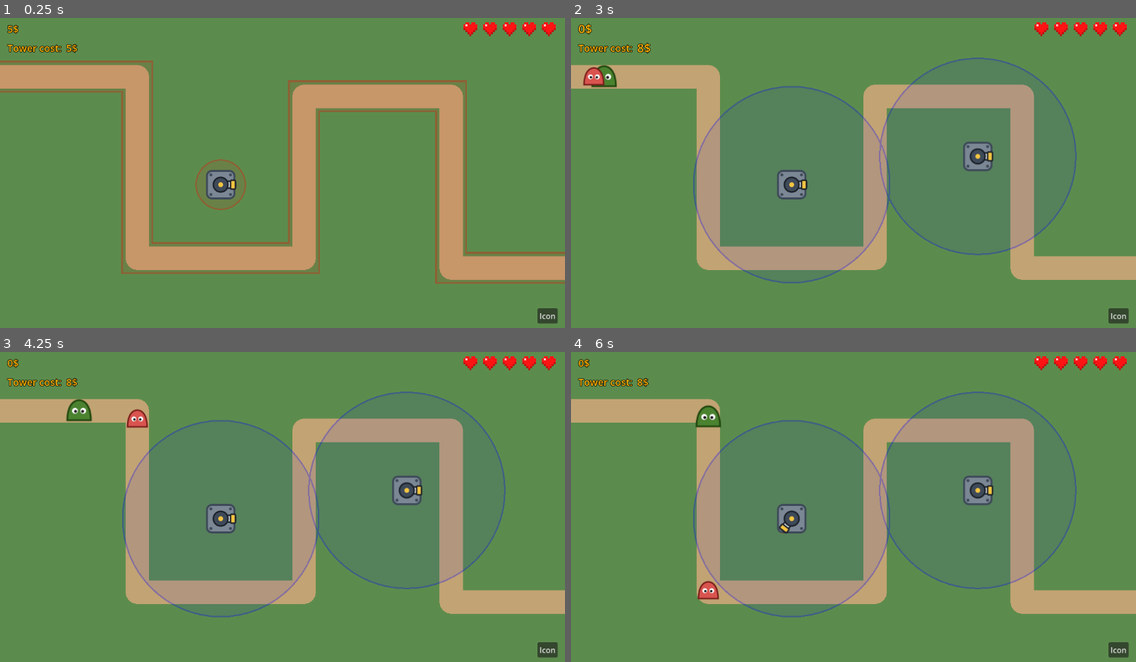
Above: before the commit, frames 1-4 (two rows, left to right).
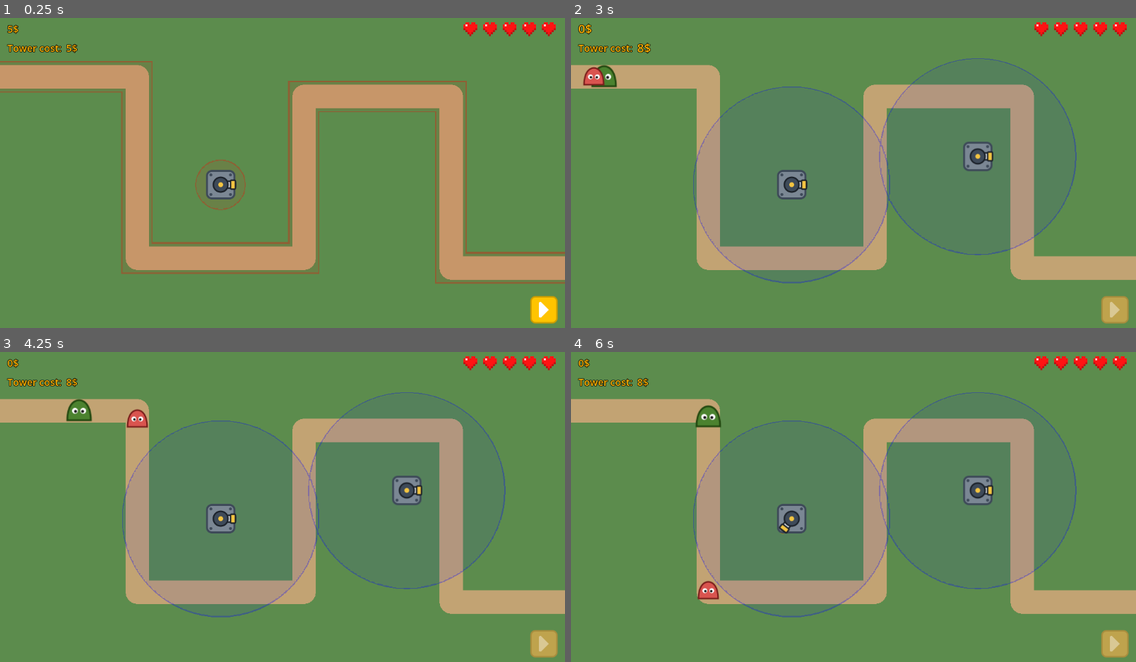
Above: after the commit, the same moments.

Repository: maksymiblue12/tower_defence
Game: Godot game, scene res://scenes/level/level.tscn
Same seed, same stepped clock (60 frames per second), same inputs: the game is played once before the commit and once after it.
Inputs (mouse positions are in pixels of both pictures, inside the frame that each line leads up to; where the layout moved, square brackets give the same spot in the first picture):
- Up to frame 1 (0.25 s): no input
- Up to frame 2 (3 s): click (1113, 309) [1119, 315] at 0.5 s; click (1119, 315) at 1.25 s, where only the run before the commit has a clickable "Icon"; click (1119, 315) at 2 s, where only the run before the commit has a clickable "Icon"; move the mouse to (977, 157) at 2.77 s; tap H (key_h) at 2.85 s; click (977, 157) at 2.92 s
- Up to frame 3 (4.25 s): move the mouse to (169, 522) at 3.52 s; click (169, 522) at 3.6 s
- Up to frame 4 (6 s): move the mouse to (910, 435) at 4.27 s; tap H (key_h) at 4.35, 5.85 s; click (910, 435) at 4.42 s; move the mouse to (825, 569) at 5.02 s; click (825, 569) at 5.1 s; move the mouse to (1023, 553) at 5.77 s; click (1023, 553) at 5.92 s

The runs differ from the first frame. In frame 1, 0.9% of the frame differs, in the area x 0-99%, y 13-99%; in frame 2, 0.7%; in frame 3, 0.7%; in frame 4, 0.7%.

Commit message:
Added waves

Diff:
--- a/UI/ui.gd
+++ b/UI/ui.gd
@@ -5,6 +5,7 @@
 @onready var tower_cost_label:Label=$MarginContainer/VBoxContainer/TopBarLeft2/TowerCost
 @onready var tower_cost_animation:AnimationPlayer=$MarginContainer/VBoxContainer/TopBarLeft2/AnimationPlayer
 @onready var heart_container=$MarginContainer/HeartContainer
+@onready var start_wave_button=$MarginContainer/BottomBarRight/StartWave
 @onready var start_wave_signal=$MarginContainer/BottomBarRight/StartWave.pressed
 
 var FULL=preload("res://UI/full.tscn")
@@ -14,6 +15,8 @@
 	GameState.changed_money.connect(self.on_changed_money)
 	GameState.changed_health.connect(self.on_changed_health)
 	GameState.changed_tower_cost.connect(self.on_changed_tower_cost)
+	GameState.on_start_wave.connect(self.on_start_wave)
+	GameState.on_end_wave.connect(self.on_end_wave)
 	GameState.sync_ui()
 
 func on_changed_money(new_amount:int):
@@ -31,3 +34,9 @@
 		heart_container.add_child(FULL.instantiate())
 	for i in range(max_health-new_amount):
 		heart_container.add_child(EMPTY.instantiate())
+
+func on_start_wave():
+	start_wave_button.disabled=true
+
+func on_end_wave():
+	start_wave_button.disabled=false
--- a/UI/ui.tscn
+++ b/UI/ui.tscn
@@ -2,6 +2,7 @@
 
 [ext_resource type="Script" uid="uid://bmnoubv147oy0" path="res://UI/ui.gd" id="1_2fwl4"]
 [ext_resource type="PackedScene" uid="uid://jr5f17av6v76" path="res://UI/full.tscn" id="2_dajm1"]
+[ext_resource type="Texture2D" uid="uid://cngbmxsl32utp" path="res://assets/forward.png" id="3_e6gg6"]
 
 [sub_resource type="Animation" id="Animation_e6gg6"]
 length = 0.001
@@ -76,6 +77,54 @@
 &"RESET": SubResource("Animation_2fwl4"),
 &"change_tower_cost": SubResource("Animation_dajm1")
 }
+
+[sub_resource type="StyleBoxFlat" id="StyleBoxFlat_hat8c"]
+bg_color = Color(1, 0.7666667, 0, 1)
+border_width_left = 3
+border_width_top = 3
+border_width_right = 3
+border_width_bottom = 3
+border_color = Color(0.8, 0.6133334, 0, 1)
+corner_radius_top_left = 10
+corner_radius_top_right = 10
+corner_radius_bottom_right = 10
+corner_radius_bottom_left = 10
+
+[sub_resource type="StyleBoxFlat" id="StyleBoxFlat_vpf64"]
+bg_color = Color(0.8, 0.6117647, 0, 1)
+border_width_left = 3
+border_width_top = 3
+border_width_right = 3
+border_width_bottom = 3
+border_color = Color(0.6, 0.45882353, 0, 1)
+corner_radius_top_left = 10
+corner_radius_top_right = 10
+corner_radius_bottom_right = 10
+corner_radius_bottom_left = 10
+
+[sub_resource type="StyleBoxFlat" id="StyleBoxFlat_e6gg6"]
+bg_color = Color(0.9019608, 0.6901961, 0, 1)
+border_width_left = 3
+border_width_top = 3
+border_width_right = 3
+border_width_bottom = 3
+border_color = Color(0.72156864, 0.5529412, 0, 1)
+corner_radius_top_left = 10
+corner_radius_top_right = 10
+corner_radius_bottom_right = 10
+corner_radius_bottom_left = 10
+
+[sub_resource type="StyleBoxFlat" id="StyleBoxFlat_3sbvi"]
+bg_color = Color(0.7490196, 0.6392157, 0.3019608, 1)
+border_width_left = 3
+border_width_top = 3
+border_width_right = 3
+border_width_bottom = 3
+border_color = Color(0.65882355, 0.5529412, 0.23921569, 1)
+corner_radius_top_left = 10
+corner_radius_top_right = 10
+corner_radius_bottom_right = 10
+corner_radius_bottom_left = 10
 
 [node name="UI" type="CanvasLayer" unique_id=1628739931]
 script = ExtResource("1_2fwl4")
@@ -163,4 +212,8 @@
 
 [node name="StartWave" type="Button" parent="MarginContainer/BottomBarRight" unique_id=1736300176]
 layout_mode = 2
-text = "Icon"
+theme_override_styles/normal = SubResource("StyleBoxFlat_hat8c")
+theme_override_styles/pressed = SubResource("StyleBoxFlat_vpf64")
+theme_override_styles/hover = SubResource("StyleBoxFlat_e6gg6")
+theme_override_styles/disabled = SubResource("StyleBoxFlat_3sbvi")
+icon = ExtResource("3_e6gg6")
--- a/game_state.gd
+++ b/game_state.gd
@@ -3,6 +3,8 @@
 signal changed_money(new_amount:int)
 signal changed_health(new_amount:int,max_health:int)
 signal changed_tower_cost(new_amount:int)
+signal on_start_wave
+signal on_end_wave
 
 var lvl:Level
 
@@ -126,6 +128,8 @@
 
 func on_kill_enemy(e:Enemy):
 	update_money(e.coins)
+	if (enemies.is_empty() and lvl.has_killed_all_enemies(-1)):
+		end_wave()
 
 func on_enemy_reach_end(_e:Enemy):
 	update_health(-1)
@@ -147,11 +151,17 @@
 
 func get_next_enemy_type():
 	var t=enemies.pop_back()
-	if (enemies.is_empty()):
-		is_wave_active=false
+	if (enemies.is_empty() and lvl.has_killed_all_enemies()):
+		end_wave()
+		return null
 	return t
 
 func load_wave():
 	is_wave_active=true
 	spawn_interval=1.0
 	enemies=[Enemy.EnemyType.Normal,Enemy.EnemyType.Heavy]
+	on_start_wave.emit()
+
+func end_wave():
+	is_wave_active=false
+	on_end_wave.emit()
--- a/scenes/level/level.gd
+++ b/scenes/level/level.gd
@@ -21,11 +21,10 @@
 
 func resize_subviewports():
 	var s=get_viewport_rect().size
-	$TowerRanges.size=s
-	$TowerRanges/SubViewport.size=s
-	$NonPlacableAreas.size=s
-	$NonPlacableAreas/SubViewport.size=s
-	$NonPlacableAreas/SubViewport/ColorRect.path_line=$EnemyPath
+	$Overlays.size=s
+	$Overlays/TowerRanges.size=s
+	$Overlays/NonPlacableAreas.size=s
+	$Overlays/NonPlacableAreas/ColorRect.path_line=$EnemyPath
 
 func can_place_tower(pos:Vector2):
 	if (!GameState.can_afford_tower()):
@@ -50,8 +49,12 @@
 	if (!GameState.is_wave_active):
 		$SpawnTimer.stop()
 		return
+	var t=GameState.get_next_enemy_type()
+	if (t==null):
+		$SpawnTimer.stop()
+		return
 	var enemy:Enemy=ENEMY_SCENE.instantiate()
-	enemy.enemy_type=GameState.get_next_enemy_type()
+	enemy.enemy_type=t
 	enemy_path.add_child(enemy)
 
 func start_wave():
@@ -59,3 +62,6 @@
 		return
 	GameState.load_wave()
 	$SpawnTimer.start(GameState.spawn_interval)
+
+func has_killed_all_enemies(modifier:int=0):
+	return enemy_path.get_child_count()+modifier==0
--- a/scenes/level/level.tscn
+++ b/scenes/level/level.tscn
@@ -3,7 +3,6 @@
 [ext_resource type="Script" uid="uid://c4rcrkxblithx" path="res://scenes/level/level.gd" id="1_script"]
 [ext_resource type="PackedScene" uid="uid://ciqxidjw5a5ni" path="res://scenes/tower/tower.tscn" id="3_i166f"]
 [ext_resource type="PackedScene" uid="uid://deqmm5f2g2fo0" path="res://UI/ui.tscn" id="3_qkmgm"]
-[ext_resource type="Shader" uid="uid://c1njjdco10gcb" path="res://scenes/level/non_placable_areas.gdshader" id="4_hnne4"]
 [ext_resource type="Shader" uid="uid://86yiattrl10j" path="res://scenes/level/tower_ranges.gdshader" id="4_qkmgm"]
 [ext_resource type="Script" uid="uid://dn1yh64pa02yd" path="res://scenes/level/tower_ranges.gd" id="5_hnne4"]
 [ext_resource type="Script" uid="uid://dp5070q35xxiw" path="res://scenes/level/non_placable_areas.gd" id="6_vpf64"]
@@ -16,9 +15,6 @@
 
 [sub_resource type="ShaderMaterial" id="ShaderMaterial_wcngd"]
 shader = ExtResource("4_qkmgm")
-
-[sub_resource type="ShaderMaterial" id="ShaderMaterial_hnne4"]
-shader = ExtResource("4_hnne4")
 
 [node name="Level" type="Node2D" unique_id=31827107]
 script = ExtResource("1_script")
@@ -40,16 +36,16 @@
 wait_time = 1.5
 autostart = true
 
-[node name="TowerRanges" type="SubViewportContainer" parent="." unique_id=1072676388]
+[node name="Overlays" type="SubViewportContainer" parent="." unique_id=1072676388]
 material = SubResource("ShaderMaterial_wcngd")
 offset_right = 512.0
 offset_bottom = 512.0
 
-[node name="SubViewport" type="SubViewport" parent="TowerRanges" unique_id=2075755302]
+[node name="TowerRanges" type="SubViewport" parent="Overlays" unique_id=2075755302]
 handle_input_locally = false
 render_target_update_mode = 4
 
-[node name="ColorRect" type="ColorRect" parent="TowerRanges/SubViewport" unique_id=2038587030 groups=["requires_redraw"]]
+[node name="ColorRect" type="ColorRect" parent="Overlays/TowerRanges" unique_id=2038587030 groups=["requires_redraw"]]
 anchors_preset = 15
 anchor_right = 1.0
 anchor_bottom = 1.0
@@ -58,16 +54,11 @@
 color = Color(0, 0, 0, 1)
 script = ExtResource("5_hnne4")
 
-[node name="NonPlacableAreas" type="SubViewportContainer" parent="." unique_id=900224286]
-material = SubResource("ShaderMaterial_hnne4")
-offset_right = 512.0
-offset_bottom = 512.0
-
-[node name="SubViewport" type="SubViewport" parent="NonPlacableAreas" unique_id=1842063170]
+[node name="NonPlacableAreas" type="SubViewport" parent="Overlays" unique_id=1842063170]
 handle_input_locally = false
 render_target_update_mode = 4
 
-[node name="ColorRect" type="ColorRect" parent="NonPlacableAreas/SubViewport" unique_id=979519454 groups=["requires_redraw"]]
+[node name="ColorRect" type="ColorRect" parent="Overlays/NonPlacableAreas" unique_id=979519454 groups=["requires_redraw"]]
 anchors_preset = 15
 anchor_right = 1.0
 anchor_bottom = 1.0
@@ -77,5 +68,4 @@
 script = ExtResource("6_vpf64")
 
 [connection signal="timeout" from="SpawnTimer" to="." method="_on_spawn_timer_timeout"]
-[connection signal="draw" from="TowerRanges/SubViewport/ColorRect" to="TowerRanges" method="_on_color_rect_draw"]
-[connection signal="draw" from="NonPlacableAreas/SubViewport/ColorRect" to="NonPlacableAreas" method="_on_color_rect_draw"]
+[connection signal="draw" from="Overlays/TowerRanges/ColorRect" to="Overlays" method="_on_color_rect_draw"]
--- a/scenes/level/non_placable_areas.gd
+++ b/scenes/level/non_placable_areas.gd
@@ -1,13 +1,16 @@
 extends ColorRect
 
 var path_line:Path2D
+
+const RED=Color(0,1,1,1)
+const RED_BORDER=Color(1,0,0,1)
 
 func _draw() -> void:
 	if (!GameState.can_afford_tower()):
 		return
 	for t in get_tree().get_nodes_in_group("tower"):
-		draw_circle(t.global_position,t.stop_place_range,Color(1,0,0,1))
+		draw_circle(t.global_position,t.stop_place_range,RED)
 	for t in get_tree().get_nodes_in_group("tower"):
-		draw_circle(t.global_position,t.stop_place_range,Color(0,1,0,1),false,3)
-	draw_polyline(path_line.curve.get_baked_points(),Color(0,1,0,1),65)
-	draw_polyline(path_line.curve.get_baked_points(),Color(1,0,0,1),58)
+		draw_circle(t.global_position,t.stop_place_range,RED_BORDER,false,3)
+	draw_polyline(path_line.curve.get_baked_points(),RED_BORDER,65)
+	draw_polyline(path_line.curve.get_baked_points(),RED,58)
--- a/scenes/level/non_placable_areas.gdshader
+++ b/scenes/level/non_placable_areas.gdshader
@@ -5,10 +5,9 @@
 	vec4 col=vec4(0.,0.,0.,0.);
 	if (tex.r>0.01||tex.g>0.01||tex.b>0.01) {
 		float mx=max(tex.r,max(tex.g,tex.b));
-		if (mx==tex.r) {
+		if (tex.rgb==vec3(0,0,1)) {
 			col=vec4(1.,0.,0.,0.08);
-		}
-		else if (mx==tex.g) {
+		} else if (tex.rgb==vec3(0,1,0)) {
 			col=vec4(1.,0.,0.,0.32);
 		}
 	}
--- a/scenes/level/tower_ranges.gd
+++ b/scenes/level/tower_ranges.gd
@@ -1,9 +1,12 @@
 extends ColorRect
+
+const BLUE=Color(0,0,1,1)
+const BLUE_BORDER=Color(0,1,0,1)
 
 func _draw() -> void:
 	if (!GameState.show_ranges):
 		return
 	for t in get_tree().get_nodes_in_group("tower"):
-		draw_circle(t.global_position,t.tower_range,Color(1.,0.,0.,1.))
+		draw_circle(t.global_position,t.tower_range,BLUE)
 	for t in get_tree().get_nodes_in_group("tower"):
-		draw_circle(t.global_position,t.tower_range,Color(0.,1.,0.,1.),false,3)
+		draw_circle(t.global_position,t.tower_range,BLUE_BORDER,false,3)
--- a/scenes/level/tower_ranges.gdshader
+++ b/scenes/level/tower_ranges.gdshader
@@ -4,12 +4,14 @@
 	vec4 tex=texture(TEXTURE,UV);
 	vec4 col=vec4(0.,0.,0.,0.);
 	if (tex.r>0.01||tex.g>0.01||tex.b>0.01) {
-		float mx=max(tex.r,max(tex.g,tex.b));
-		if (mx==tex.r) {
+		if (tex.rgb==vec3(0,0,1)) {
 			col=vec4(0.,0.,1.,0.08);
-		}
-		else if (mx==tex.g) {
+		} else if (tex.rgb==vec3(0,1,0)) {
 			col=vec4(0.,0.,1.,0.32);
+		} else if (tex.rgb==vec3(0,1,1)) {
+			col=vec4(1.,0.,0.,0.08);
+		} else if (tex.rgb==vec3(1,0,0)) {
+			col=vec4(1.,0.,0.,0.32);
 		}
 	}
 	COLOR=col;
--- a/scenes/tower/tower.gd
+++ b/scenes/tower/tower.gd
@@ -20,8 +20,8 @@
 func find_target():
 	var enemies=get_tree().get_nodes_in_group("enemy")
 
-	var valid_enemies=enemies.filter(func (e:Enemy):return global_position.distance_to(e.global_position)<=tower_range)
-	valid_enemies.sort_custom(func (a:Enemy,b:Enemy):return a.progress_ratio>b.progress_ratio)
+	var valid_enemies=enemies.filter(func (e:Enemy): return global_position.distance_to(e.global_position)<=tower_range)
+	valid_enemies.sort_custom(func (a:Enemy,b:Enemy): return a.progress_ratio>b.progress_ratio)
 
 	for e in valid_enemies:
 		if (GameState.predict_position(barrel.global_position,current_bullet,e).is_zero_approx()):
@@ -57,9 +57,5 @@
 		find_target()
 	point_at_target()
 
-#func _draw() -> void:
-	#if (GameState.show_ranges):
-		#draw_circle(Vector2.ZERO,tower_range,Color(0.0, 0.0, 1.0, 0.08))
-
 func _on_shoot_timer_timeout() -> void:
 	shoot()
Binary file added: assets/fastForward.png
Not shown, added: assets/fastForward.png.import
Binary file added: assets/forward.png
Not shown, added: assets/forward.png.import
